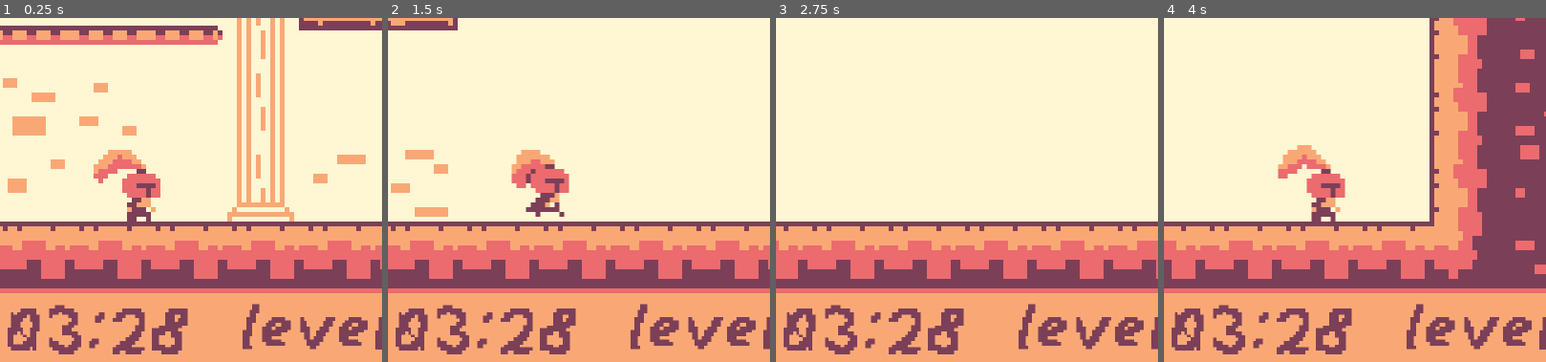
Above: before the commit, frames 1-4 (left to right).
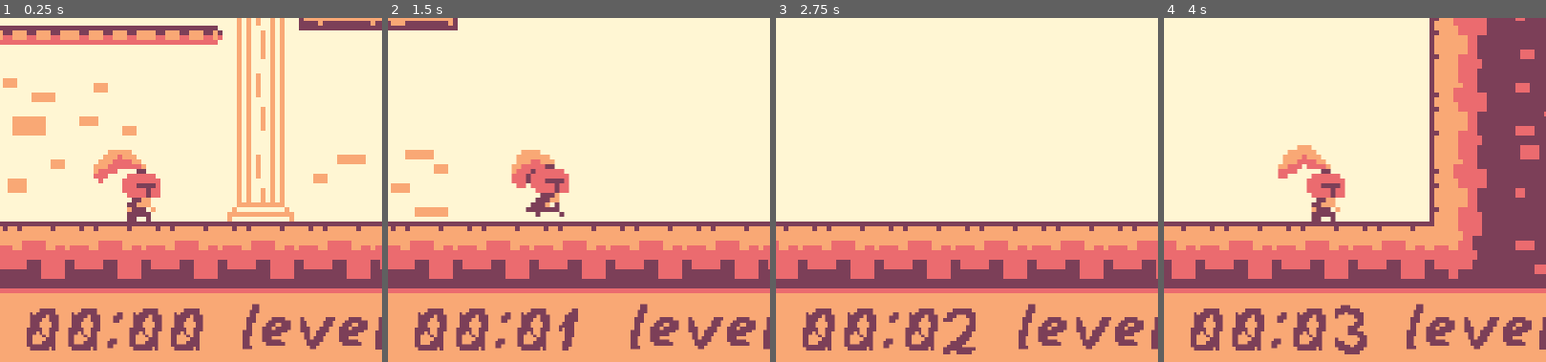
Above: after the commit, the same moments.

Repository: CBurgess97/godot-platformer
Game: Godot game, scene res://Game.tscn
Same seed, same stepped clock (60 frames per second), same inputs: the game is played once before the commit and once after it. This scene is started directly instead of the project's main scene.
Inputs:
- Up to frame 1 (0.25 s): no input
- Up to frame 2 (1.5 s): hold Right (ui_right) from 0.53 s (still down); tap Up (ui_up) at 0.77 s
- Up to frame 3 (2.75 s): tap Up (ui_up) at 1.52 s; release Right (ui_right) at 2.03 s; hold Left (ui_left) from 2.03 s (still down)
- Up to frame 4 (4 s): release Left (ui_left) at 2.78 s; hold Right (ui_right) from 2.78 s (still down); tap Up (ui_up) at 3.02, 3.77 s
The pictures show only the part of the screen within x 23-73%, y 48-98%; the shares and areas given below are measured in that part.

The runs differ from the first frame. In frame 1, 3.5% of the frame differs, in the area x 2-54%, y 83-98%; in frame 2, 3.1%; in frame 3, 3.4%; in frame 4, 3.5%.

Commit message:
Implement Timer UI

Diff:
--- a/Game.tscn
+++ b/Game.tscn
@@ -22,15 +22,10 @@
 script = ExtResource("4_sb48q")
 player = NodePath("../../Player")
 
-[node name="DebugLine" type="Node2D" parent="." node_paths=PackedStringArray("target_node")]
-visible = false
-script = ExtResource("5_t88pq")
-target_node = NodePath("../Player")
-trail_length = 400
-
-[node name="Camera2D" type="Camera2D" parent="." node_paths=PackedStringArray("target")]
+[node name="Camera2D" type="Camera2D" parent="." node_paths=PackedStringArray("target", "user_interface")]
 script = ExtResource("5_r0x5m")
 target = NodePath("../Player")
+user_interface = NodePath("UserInterface")
 
 [node name="UserInterface" parent="Camera2D" node_paths=PackedStringArray("level_manager") instance=ExtResource("6_r0x5m")]
 offset_left = -80.0
@@ -38,3 +33,10 @@
 offset_right = 80.0
 offset_bottom = 72.0
 level_manager = NodePath("../../LevelManager")
+metadata/_edit_use_anchors_ = true
+
+[node name="DebugLine" type="Node2D" parent="." node_paths=PackedStringArray("target_node")]
+visible = false
+script = ExtResource("5_t88pq")
+target_node = NodePath("../Player")
+trail_length = 400
--- a/UserInterface.tscn
+++ b/UserInterface.tscn
@@ -4,7 +4,7 @@
 [ext_resource type="StyleBox" uid="uid://cipa17lndqtsy" path="res://box.tres" id="2_kshx1"]
 [ext_resource type="LabelSettings" uid="uid://bh8clyeo7ag4x" path="res://text_settings.tres" id="4_irkc5"]
 
-[node name="UserInterface" type="Control" node_paths=PackedStringArray("level_name_label")]
+[node name="UserInterface" type="Control" node_paths=PackedStringArray("level_name_label", "time_label")]
 layout_mode = 3
 anchor_top = 0.792
 anchor_right = 1.0
@@ -14,6 +14,7 @@
 grow_vertical = 0
 script = ExtResource("1_mf2t3")
 level_name_label = NodePath("LevelName")
+time_label = NodePath("Timer")
 
 [node name="Panel" type="Panel" parent="."]
 layout_mode = 1
@@ -88,9 +89,9 @@
 anchor_top = 1.0
 anchor_right = 0.5
 anchor_bottom = 1.0
-offset_left = -43.0
+offset_left = -39.0
 offset_top = -15.0
-offset_right = -3.0
+offset_right = 1.0
 offset_bottom = 8.0
 grow_horizontal = 2
 grow_vertical = 0
--- a/camera_2d.gd
+++ b/camera_2d.gd
@@ -1,6 +1,7 @@
 extends Camera2D
 
 @export var target: Node2D = null
+@export var user_interface: Node = null
 @export var track_vertical: bool = false
 @export var track_horizontal: bool = true
 @export var vertical_offset: float = -40.0
@@ -16,6 +17,7 @@
 	# Check if target is assigned
 	if not target:
 		push_warning("Camera2D: No target node assigned!")
+	user_interface.initialize()
 
 func _physics_process(delta):
 	if track_vertical:
--- a/user_interface.gd
+++ b/user_interface.gd
@@ -2,13 +2,28 @@
 
 
 @export var level_name_label: Label = null
+@export var time_label: Label = null
 @export var level_manager : LevelManager = null
 
 var level_name: String = ""
+var time_elapsed: float = 0
 
-func _ready():
+func initialize():
+	level_name_label.text = level_manager.get_level_name()
 	level_manager.connect("level_changed", _on_level_changed)
-	level_name_label.text = level_manager.get_level_name()
+
+func _process(delta):
+	time_elapsed += delta
+	var minutes = floor((time_elapsed / 60))
+	var seconds = time_elapsed - (minutes * 60)
+	minutes = str(minutes).pad_decimals(0)
+	seconds = str(seconds).pad_decimals(0)
+
+	if seconds.length() == 1:
+		seconds = "0" + seconds
+	if minutes.length() == 1:
+		minutes = "0" + minutes
+	time_label.text = str(minutes).pad_decimals(0) + ":" + str(seconds).pad_decimals(0)
 
 func _on_level_changed(level_name: String):
 	self.level_name = level_name
